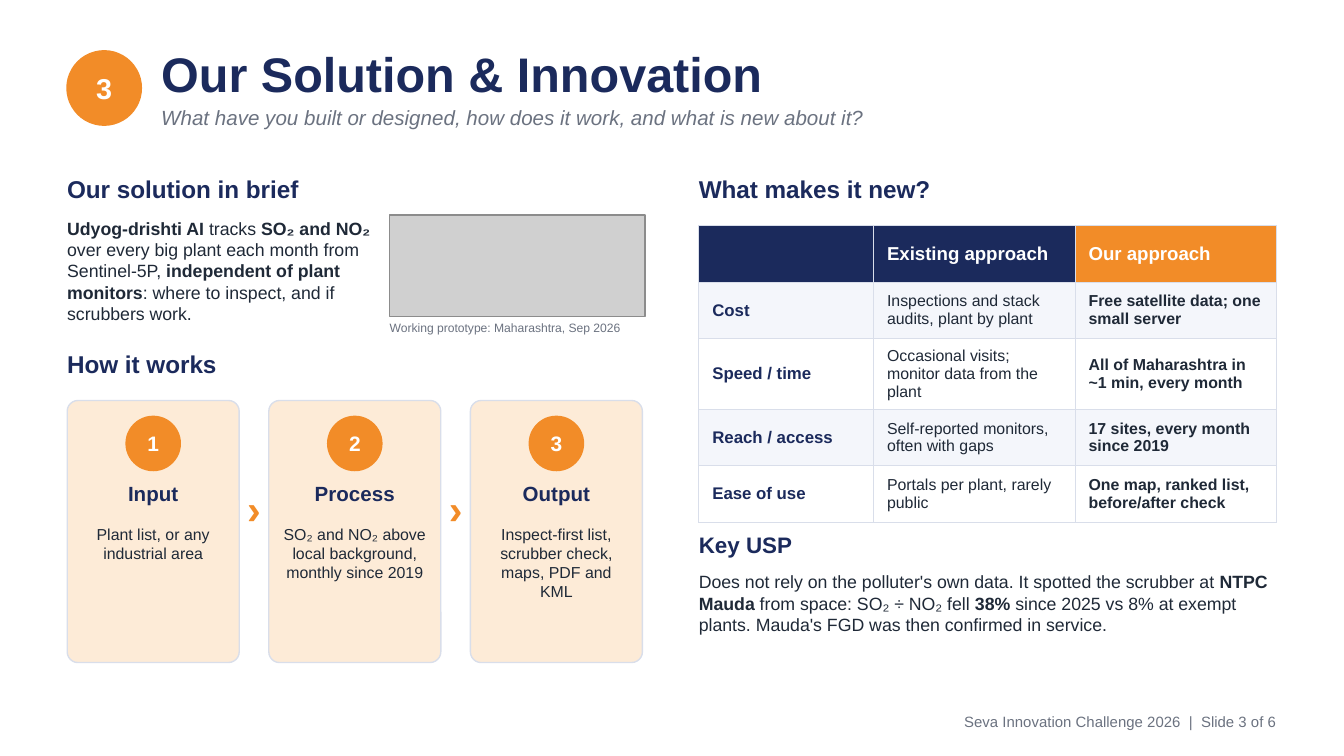
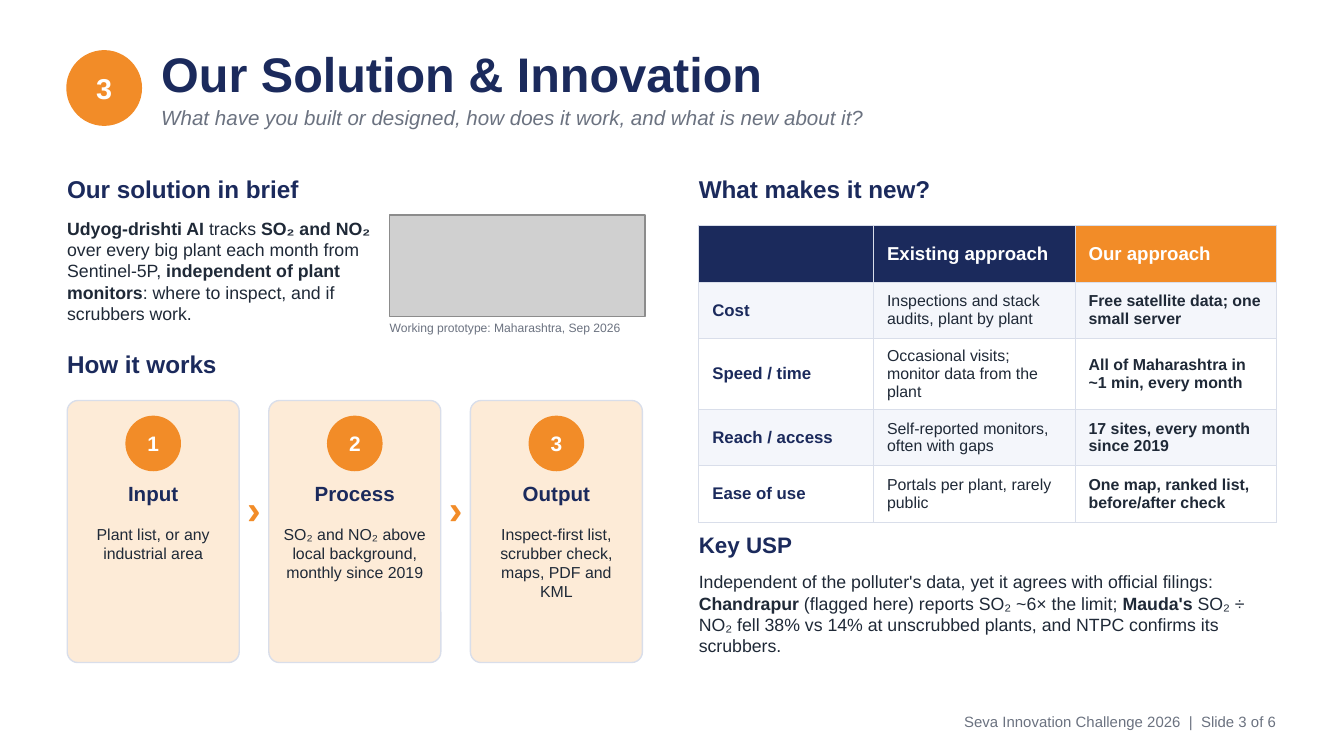
Before and after one commit to sujalappa/udyog-drishti, a slide deck: slide 3 of presentation/Udyog-drishti_AI_Seva_2026.pptx. Drawn at 1344x756 pixels with LibreOffice and Linux fonts; fonts in the diff are those of the drawing; grey boxes stand for pictures. Boxes give left, top, right and bottom in pixels: in the first picture for what was removed or moved away, otherwise in the second. Text is boxed around its words. In the diff, an @@ line names an element or a change of style, - is before the commit and + after.

```diff
--- a/presentation/Udyog-drishti_AI_Seva_2026.pptx
+++ b/presentation/Udyog-drishti_AI_Seva_2026.pptx
@@ text at bbox=[699, 575, 1230, 652]: text changed @@
-Does not rely on the polluter's own data. It spotted the scrubber at NTPC Mauda from space: SO₂ ÷ NO₂ fell 38% since 2025 vs 8% at exempt plants. Mauda's FGD was then confirmed in service.
+Independent of the polluter's data, yet it agrees with official filings: Chandrapur (flagged here) reports SO₂ ~6× the limit; Mauda's SO₂ ÷ NO₂ fell 38% vs 14% at unscrubbed plants, and NTPC confirms its scrubbers.
```
Also in this commit, not shown: 3 other slides changed, 22 other files.
